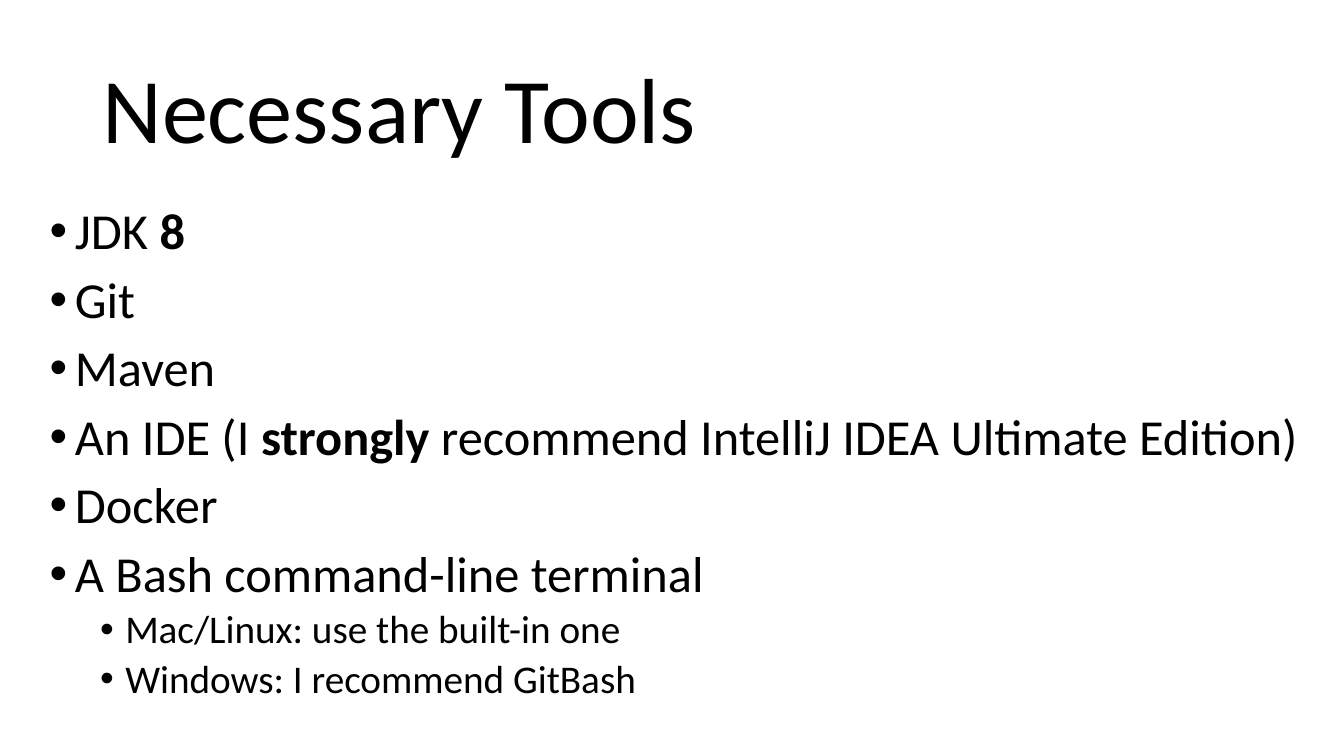
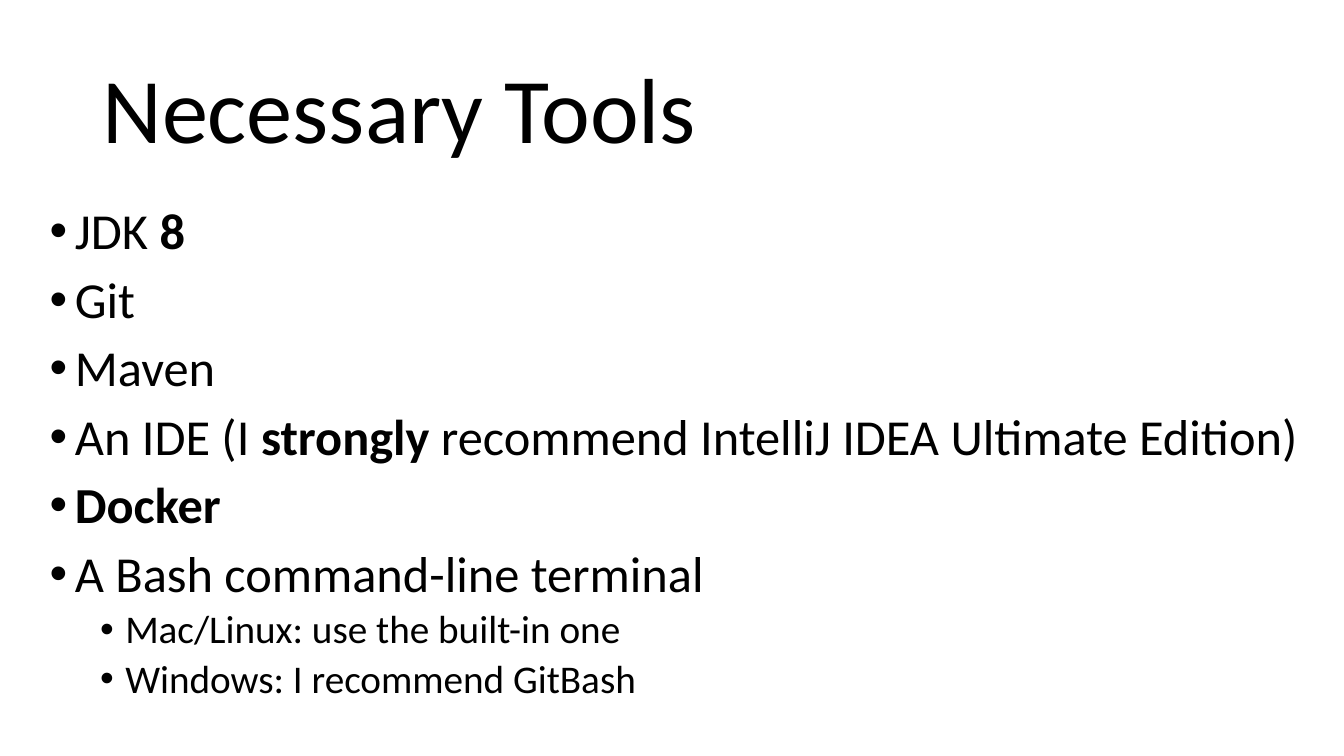
Before and after one commit to arcuri82/testing_security_development_enterprise_systems, a slide deck: slide 4 of doc/advanced/slides/lesson_01.pptx. Drawn at 1344x756 pixels with LibreOffice and Linux fonts; fonts in the diff are those of the drawing. Boxes give left, top, right and bottom in pixels: in the first picture for what was removed or moved away, otherwise in the second. Text is boxed around its words. In the diff, an @@ line names an element or a change of style, - is before the commit and + after.

```diff
--- a/doc/advanced/slides/lesson_01.pptx
+++ b/doc/advanced/slides/lesson_01.pptx
@@ text at [75, 487, 221, 524]: bold on in "Docker" @@
```
Also in this commit, not shown: 5 other slides changed, 6 slides added, 2 slides removed, 6 other files.
